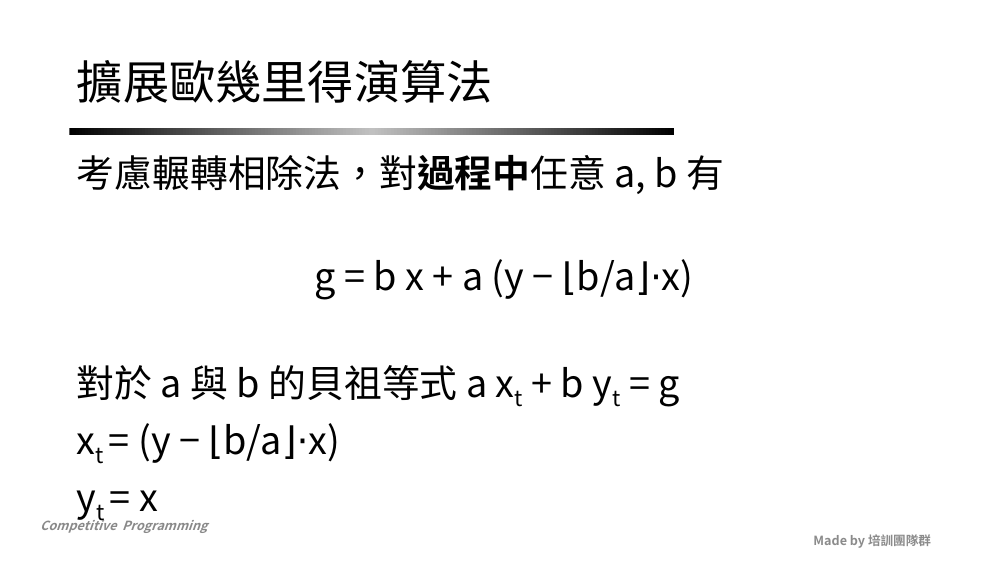
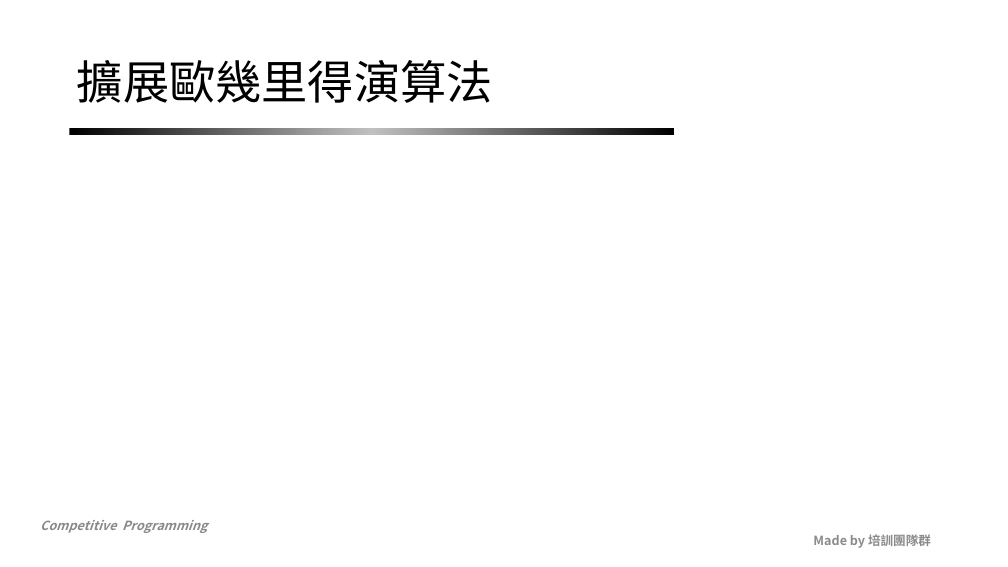
Before and after one commit to NCKUACM-Notes/nckuacm.github.io, a slide deck: slide 49 of 2019/slides/week14_1.pptx. Drawn at 1008x567 pixels with LibreOffice and Linux fonts; fonts in the diff are those of the drawing; grey boxes stand for pictures; background and template pictures are left out. Boxes give left, top, right and bottom in pixels: in the first picture for what was removed or moved away, otherwise in the second. Text is boxed around its words. In the diff, an @@ line names an element or a change of style, - is before the commit and + after.

```diff
--- a/2019/slides/week14_1.pptx
+++ b/2019/slides/week14_1.pptx
@@ text removed at [77,155,725,511] @@
-考慮輾轉相除法，對過程中任意 a, b 有
-g = b x + a (y − ⌊b/a⌋⋅x)
-對於 a 與 b 的貝祖等式 a xt + b yt = g
-xt = (y − ⌊b/a⌋⋅x)
-yt = x
```
Also in this commit, not shown: 14 other slides changed, 1 other file.
